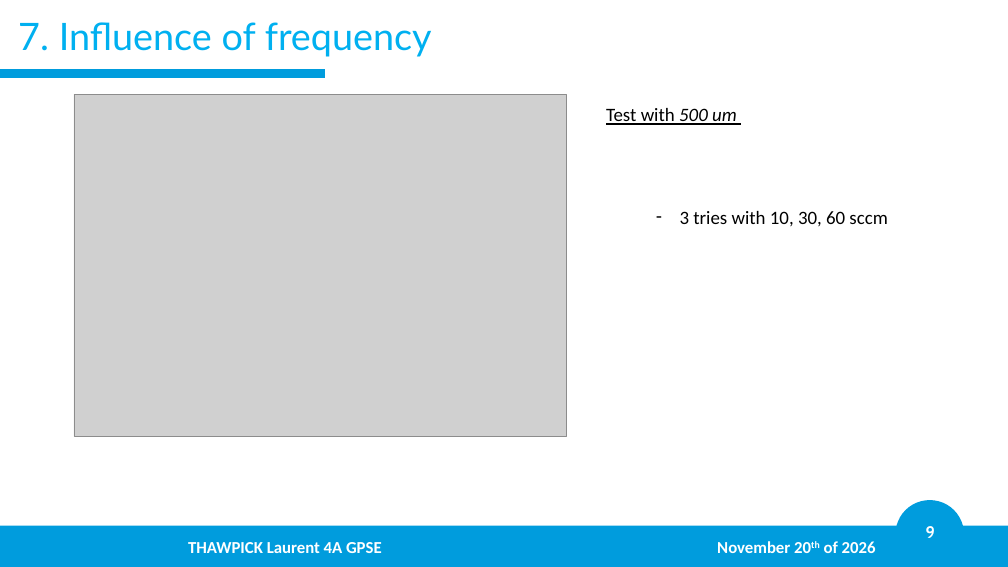
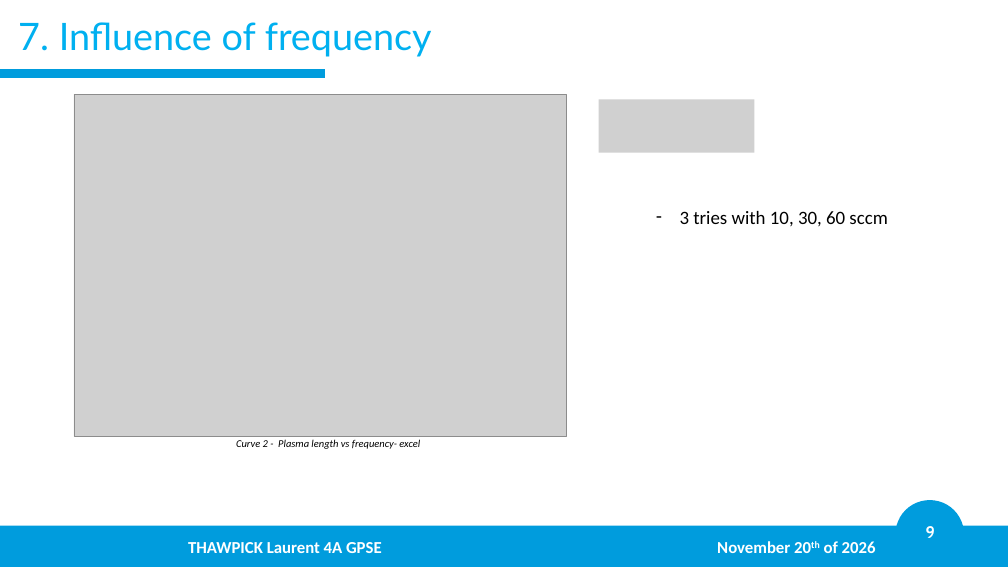
Before and after one commit to LaurentThaw/plasma-tubing, a slide deck: slide 9 of PDR for 20.11.26/PDR.pptx. Drawn at 1008x567 pixels with LibreOffice and Linux fonts; fonts in the diff are those of the drawing; grey boxes stand for pictures; background and template pictures are left out. Boxes give left, top, right and bottom in pixels: in the first picture for what was removed or moved away, otherwise in the second. Text is boxed around its words. In the diff, an @@ line names an element or a change of style, - is before the commit and + after.

```diff
--- a/PDR for 20.11.26/PDR.pptx
+++ b/PDR for 20.11.26/PDR.pptx
@@ picture added at bbox=[599, 99, 755, 153] @@
@@ text removed at bbox=[606, 108, 737, 125] @@
-Test with 500 um
@@ text added at bbox=[236, 439, 420, 449], 10 pt, text #000000, italic @@
+Curve 2 - Plasma length vs frequency- excel
```
Also in this commit, not shown: 9 other slides changed, 1 slide added, 4 other files.
